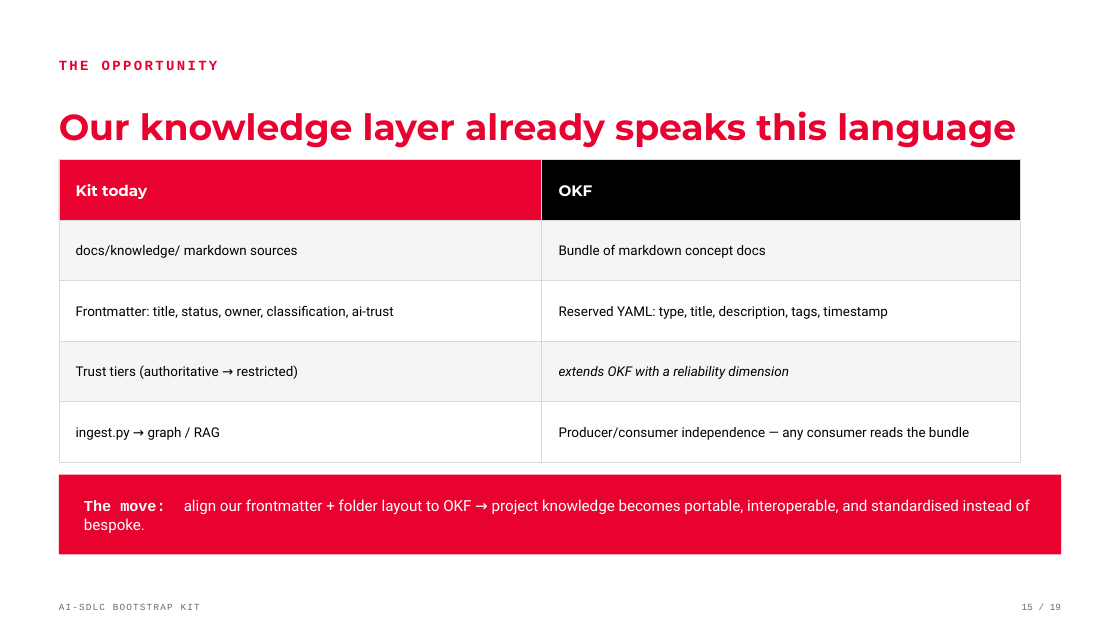
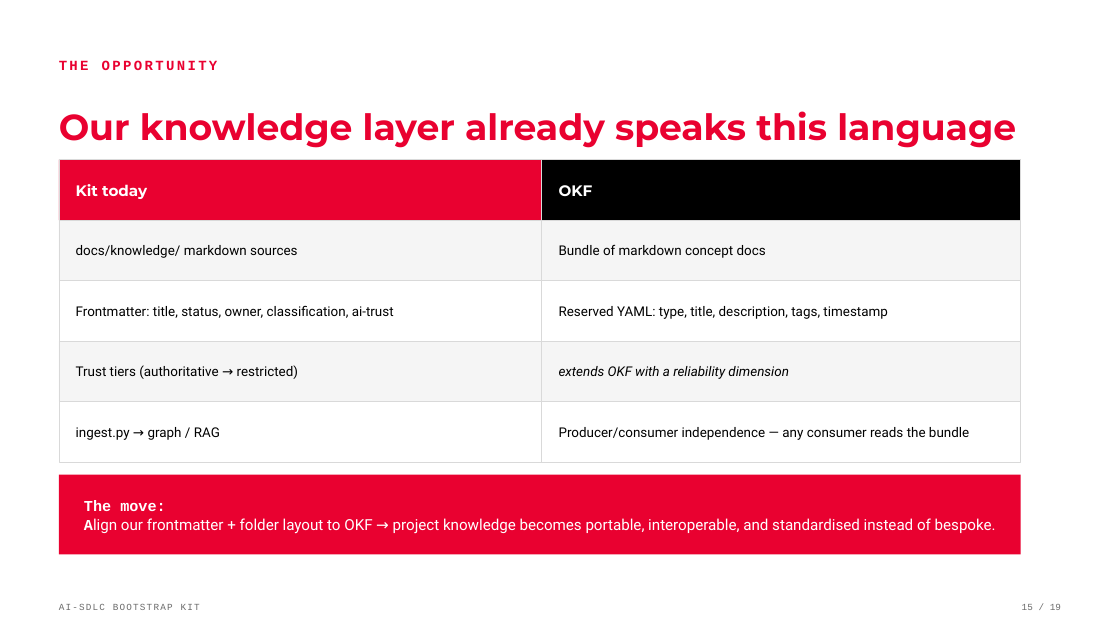
Before and after one commit to georgiandinca/ai-sdlc-bootstrap-kit, a slide deck: slide 15 of docs/presentation/ai-sdlc-bootstrap.pptx. Drawn at 1120x630 pixels with LibreOffice and Linux fonts; fonts in the diff are those of the drawing. Boxes give left, top, right and bottom in pixels: in the first picture for what was removed or moved away, otherwise in the second. Text is boxed around its words. In the diff, an @@ line names an element or a change of style, - is before the commit and + after.

```diff
--- a/docs/presentation/ai-sdlc-bootstrap.pptx
+++ b/docs/presentation/ai-sdlc-bootstrap.pptx
@@ rectangle: place and size @@
-rectangle at (59,475,1061,555)
+rectangle at (59,475,1021,555)
@@ text at (84,500,996,534): text changed @@
-The move: align our frontmatter + folder layout to OKF → project knowledge becomes portable, interoperable, and standardised instead of bespoke.
+The move:
+Align our frontmatter + folder layout to OKF → project knowledge becomes portable, interoperable, and standardised instead of bespoke.
```
Also in this commit, not shown: 3 other slides changed.
